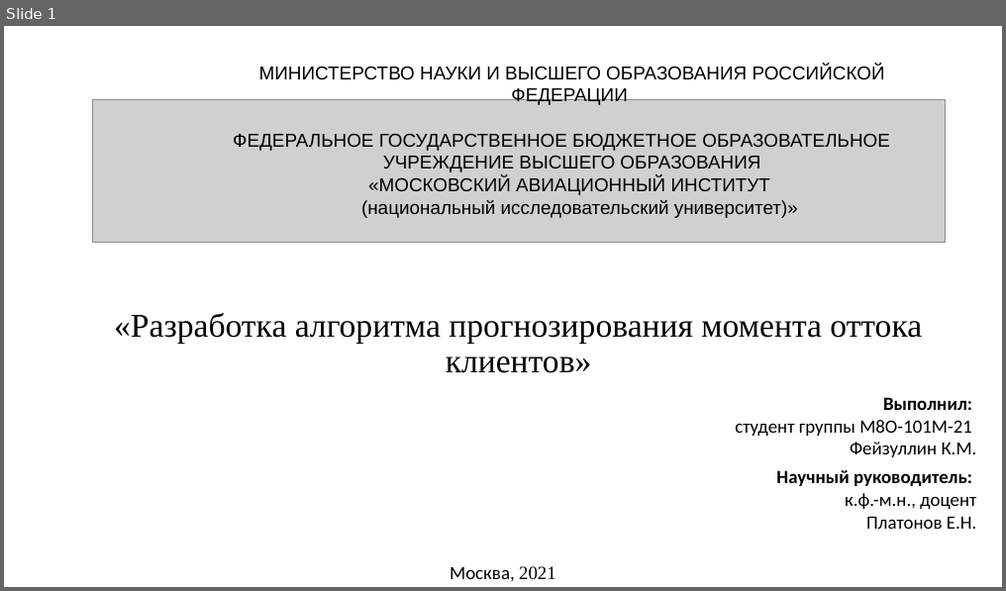
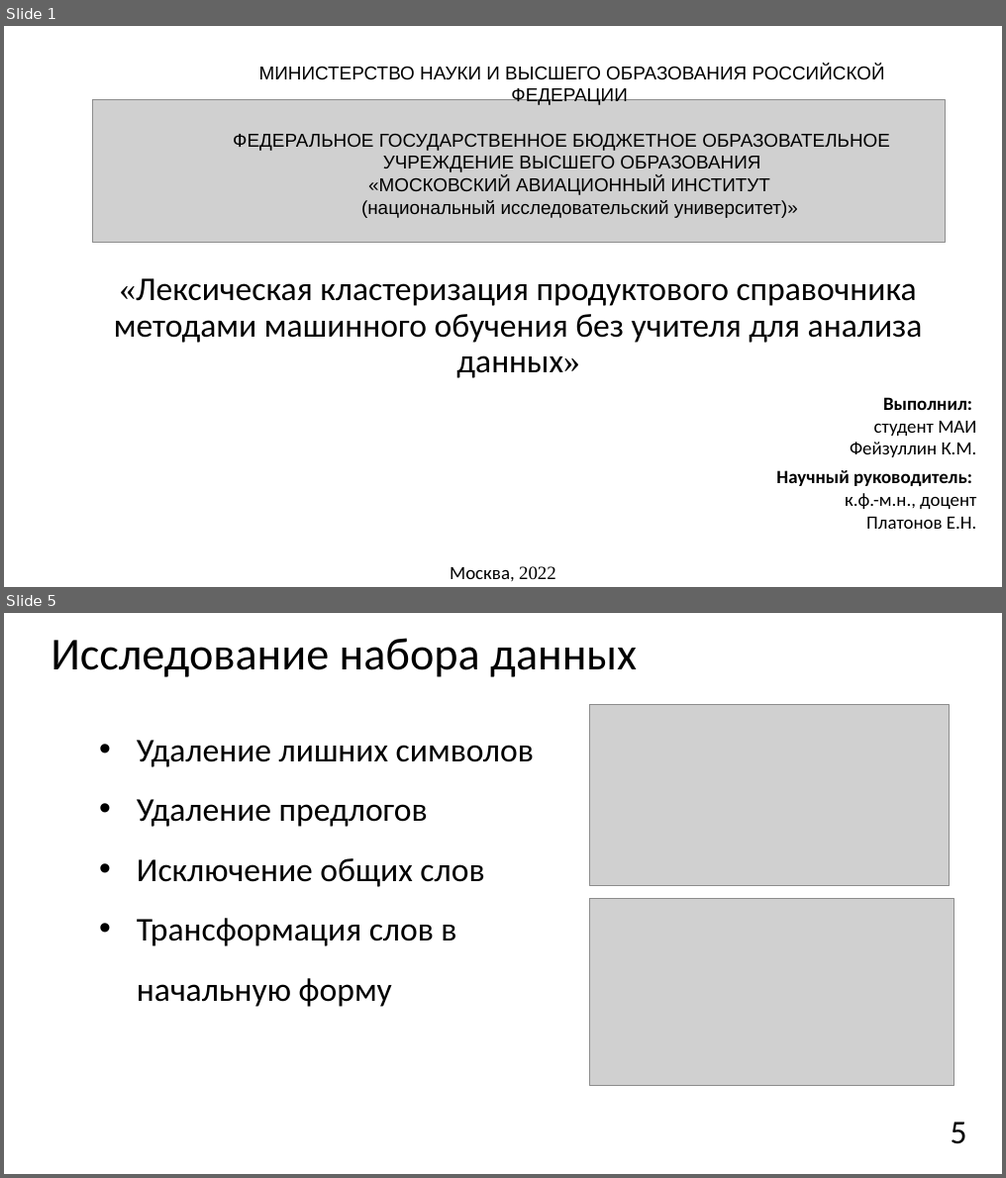
Before and after one commit to JacKira/MastersDegree, a slide deck: Отчет/speech.pptx. Shown one above the other, each under a label of ours: slide 1 before the commit, slides 1 and 5 after it; the slides between them are not shown. The pictures are 1006x591 and 1006x1178 pixels, drawn with LibreOffice and Linux fonts; fonts in the diff are those of the drawing; grey boxes stand for pictures. Boxes give left, top, right and bottom in pixels: in the first picture for what was removed or moved away, otherwise in the second. Text is boxed around its words. In the diff, an @@ line names an element or a change of style, - is before the commit and + after.

```diff
--- a/Отчет/speech.pptx
+++ b/Отчет/speech.pptx
@@ slide 5 added at [4,613,1002,1174], background #FFFFFF @@
@@ title added at [51,638,637,677], 44 pt, text #000000 @@
+Исследование набора данных
@@ picture added at [589,705,949,886] @@
@@ text added at [137,740,534,1007], 32 pt, text #000000 @@
+• Удаление лишних символов
+• Удаление предлогов
+• Исключение общих слов
+• Трансформация слов в начальную форму
@@ picture added at [589,898,953,1085] @@
@@ page number added at [950,1122,967,1145], 32 pt, text #000000 @@
+5
@@ slide 1 changed as well @@
@@ title at [114,278,923,378]: text changed; font Times New Roman to Calibri @@
-«Разработка алгоритма прогнозирования момента оттока клиентов»
+«Лексическая кластеризация продуктового справочника методами машинного обучения без учителя для анализа данных»
@@ text at [874,421,976,436]: text changed @@
-студент группы М8О-101М-21
+студент МАИ
@@ text at [450,567,556,581]: text changed @@
-Москва, 2021
+Москва, 2022
```
Also in this commit, not shown: 1 other slide changed, 7 other slides added, 2 slides removed, 14 other files.
